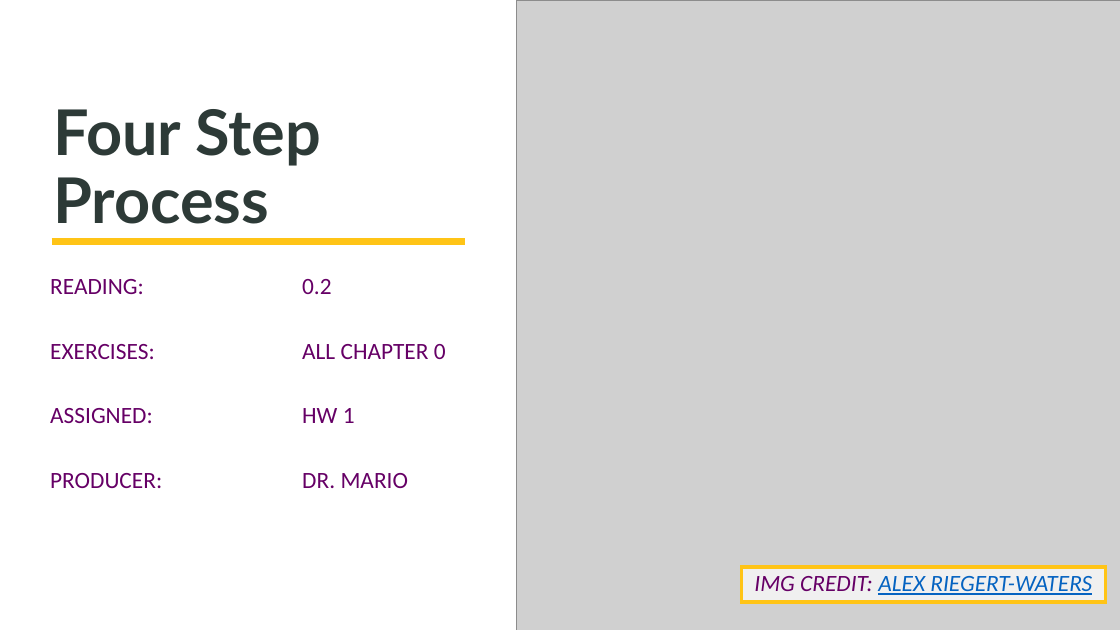
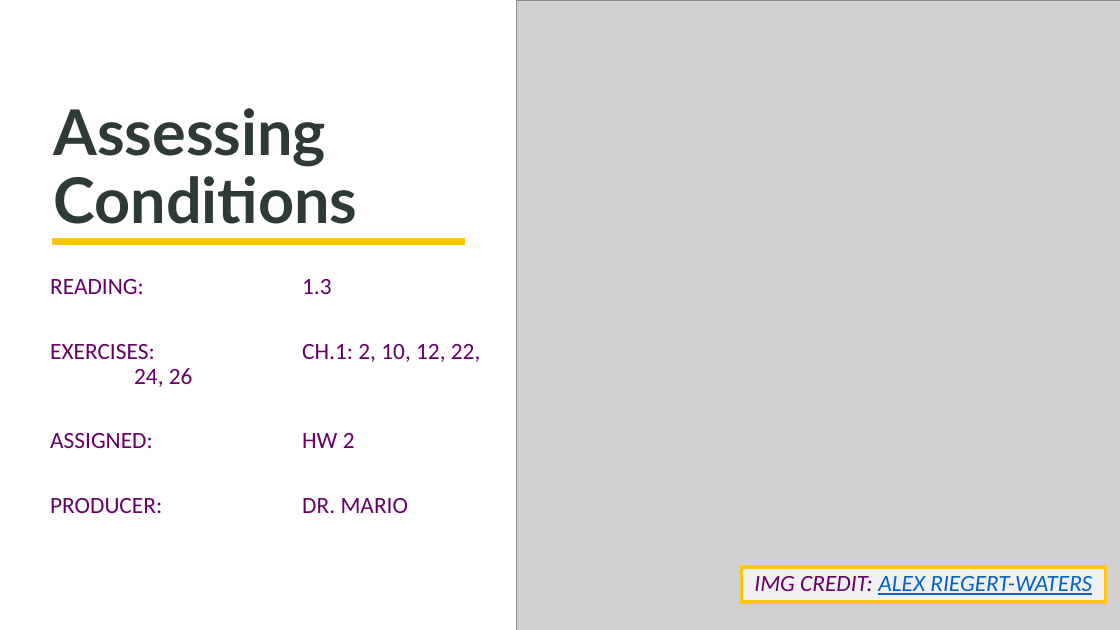
Before and after one commit to SuperMarioGiacomazzo/STOR455_WEBSITE, a slide deck: slide 1 of Lectures/5 - Assessing Conditions.pptx. Drawn at 1120x630 pixels with LibreOffice and Linux fonts; fonts in the diff are those of the drawing; grey boxes stand for pictures. Boxes give left, top, right and bottom in pixels: in the first picture for what was removed or moved away, otherwise in the second. Text is boxed around its words. In the diff, an @@ line names an element or a change of style, - is before the commit and + after.

```diff
--- a/Lectures/5 - Assessing Conditions.pptx
+++ b/Lectures/5 - Assessing Conditions.pptx
@@ title at <box>53,108,357,224</box>: text changed @@
-Four Step Process
+Assessing Conditions
@@ text at <box>50,279,480,448</box>: text changed @@
-READING: 0.2
-EXERCISES: ALL CHAPTER 0
-ASSIGNED: HW 1
+READING: 1.3
+EXERCISES: CH.1: 2, 10, 12, 22, 24, 26
+ASSIGNED: HW 2
```
Also in this commit, not shown: 1 other slide changed, 6 slides added, 13 slides removed, 12 other files.
